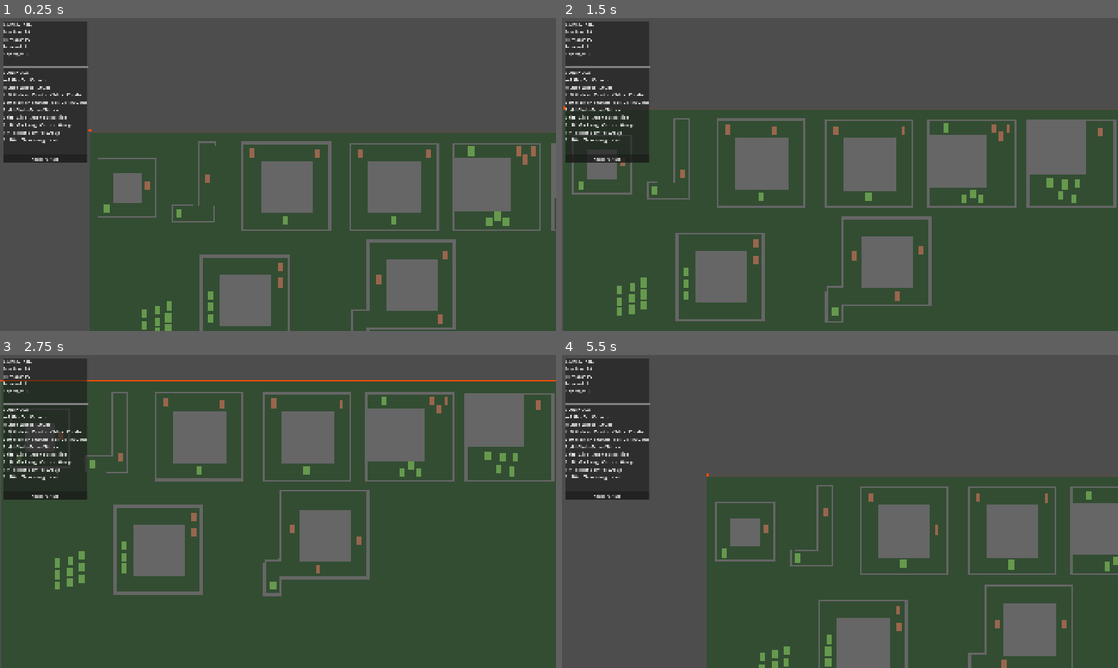
Above: before the commit, frames 1-4 (two rows, left to right).
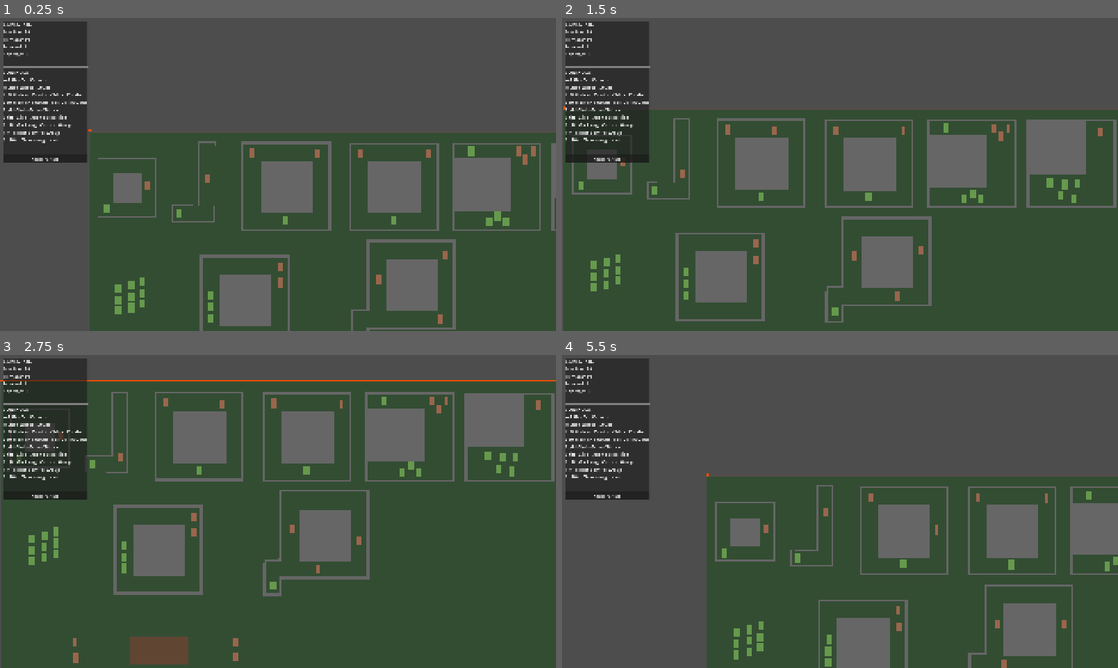
Above: after the commit, the same moments.

Repository: bengoodvach-draffin/dead-corps
Game: Godot game, scene res://scenes/puzzle_test_1.tscn
The game is run twice, just before and just after one commit, with the same random seed, the same clock (stepped at 60 frames per second) and the same inputs.
Inputs (mouse positions are in pixels of both pictures, inside the frame that each line leads up to):
- Up to frame 1 (0.25 s): no input
- Up to frame 2 (1.5 s): tap Enter at 0.5 s; move the mouse to (962, 158) at 0.52 s; press the mouse at (962, 158) at 0.53 s; hold Right 0.53-1.28 s; move the mouse to (728, 190) at 1.27 s; release the mouse at (728, 190) at 1.28 s; hold Down from 1.28 s (still down); tap S (camera_down) at 1.35 s
- Up to frame 3 (2.75 s): click (166, 527) at 1.55 s; move the mouse to (333, 442) at 2.02 s; release Down at 2.03 s; hold Right from 2.03 s (still down); hold A (camera_left) from 2.03 s (still down); click (333, 442) at 2.3 s
- Up to frame 4 (5.5 s): move the mouse to (812, 574) at 2.77 s; release Right at 2.78 s; release A (camera_left) at 2.78 s; hold Up 2.78-3.53 s; tap D (camera_right) at 2.85 s; click (812, 574) at 3.05 s; move the mouse to (1006, 558) at 3.52 s; hold W (camera_up) 3.53-4.28 s; hold Left 3.53-5.03 s; click (1006, 558) at 3.8 s; move the mouse to (673, 464) at 4.27 s; right-click (673, 464) at 4.35 s; click (673, 464) at 4.55 s; move the mouse to (867, 511) at 5.02 s; press the mouse at (867, 511) at 5.03 s; hold Down from 5.03 s (still down)

The runs differ from the first frame. In frame 1, 0.5% of the frame differs, in the area x 5-31%, y 6-100%; in frame 2, 0.5%; in frame 3, 1.5%, in the area x 5-43%, y 6-99%; in frame 4, 0.4%.

Commit message:
Phase 1.4: remove incubation pipeline; escape zone → hard boundary
game_manager.gd: delete the 5s incubation→conversion pipeline
(on_human_converted + conversion_spawn_offset + the human_converted signal).
This removes the last live RNG in the codebase — the §10 no-live-RNG
guarantee now holds everywhere. _on_zombie_killed_human kept as a no-op stub
(Pounce emits it in 2.2, risers consume in 2.6). Win/lose + get_total_zombie_count
left for Phase 4.1 (noted in-code).
human.gd: delete incubation_timer/duration and spawn_zombie_conversion; a
killed human is now a permanent corpse until the riser pipeline (2.6).
escape_zone.gd: stop killing zombies. Zombies are now stopped by a HARD
PHYSICAL BOUNDARY — a runtime StaticBody2D the size of the zone on a new
"EscapeBarrier" collision layer (layer 4); move_and_slide sweeps zombies along
it (never enter, no jank), while humans (mask = Environment only) pass through
to escape. Scales to level-border escape zones.
project.godot: add 2d_physics layer_4 "EscapeBarrier".
zombie.tscn: collision_mask 1 → 9 (collide with Environment + EscapeBarrier).
Verified: parse gate green; RNG audit empty; puzzle_test_1 boots clean via
Godot MCP; zombies physically blocked at the zone rim, no deaths.

Diff:
--- a/project.godot
+++ b/project.godot
@@ -86,6 +86,7 @@
 2d_navigation/layer_1="Walkable"
 2d_physics/layer_2="Zombies"
 2d_physics/layer_3="Humans"
+2d_physics/layer_4="EscapeBarrier"
 
 [rendering]
 
--- a/scenes/puzzle_test_1.tscn
+++ b/scenes/puzzle_test_1.tscn
@@ -12,6 +12,7 @@
 [ext_resource type="Script" uid="uid://yd0ofoh8ih30" path="res://scripts/nav_baker.gd" id="11_g1k1b"]
 [ext_resource type="PackedScene" uid="uid://di2wxa5t7dmxv" path="res://scenes/debug_overlay.tscn" id="12_irsvf"]
 [ext_resource type="PackedScene" uid="uid://cpxw4y8m7n5pk" path="res://scenes/end_game_overlay.tscn" id="13_cu6wa"]
+[ext_resource type="PackedScene" uid="uid://bvx8qw2m7n5pk" path="res://scenes/escape_zone.tscn" id="14_ranx7"]
 [ext_resource type="Script" uid="uid://cvde25j0ujcg" path="res://scripts/wall.gd" id="14_wall"]
 
 [sub_resource type="NavigationPolygon" id="NavigationPolygon_g1k1b"]
@@ -298,6 +299,38 @@
 cohesion_strength = 12.0
 alignment_rate = 0.3
 
+[node name="Human4" parent="TestLevel/Level 7" unique_id=1634536967 instance=ExtResource("6_8i2yc")]
+position = Vector2(-751, 401)
+initial_state = 1
+defender_class = 2
+cohesion_strength = 12.0
+alignment_rate = 0.3
+
+[node name="Human6" parent="TestLevel/Level 7" unique_id=1174633476 instance=ExtResource("6_8i2yc")]
+position = Vector2(-750, 456)
+initial_state = 1
+defender_class = 2
+patrol_mode = 1
+patrol_waypoints = Array[Vector2]([Vector2(50, -421), Vector2(170, -421), Vector2(170, -190)])
+cohesion_strength = 12.0
+alignment_rate = 0.3
+
+[node name="Human7" parent="TestLevel/Level 7" unique_id=544416392 instance=ExtResource("6_8i2yc")]
+position = Vector2(-198, 399)
+initial_state = 1
+defender_class = 2
+cohesion_strength = 12.0
+alignment_rate = 0.3
+
+[node name="Human8" parent="TestLevel/Level 7" unique_id=122093242 instance=ExtResource("6_8i2yc")]
+position = Vector2(-197, 454)
+initial_state = 1
+defender_class = 2
+patrol_mode = 1
+patrol_waypoints = Array[Vector2]([Vector2(50, -421), Vector2(170, -421), Vector2(170, -190)])
+cohesion_strength = 12.0
+alignment_rate = 0.3
+
 [node name="Zombie" parent="TestLevel/Level 7" unique_id=738780467 instance=ExtResource("5_sxbni")]
 position = Vector2(-582, 68)
 
@@ -308,31 +341,31 @@
 position = Vector2(-583, 145)
 
 [node name="Zombie4" parent="TestLevel/Level 7" unique_id=1325715882 instance=ExtResource("5_sxbni")]
-position = Vector2(-728, 104)
+position = Vector2(-817, 19)
 
 [node name="Zombie5" parent="TestLevel/Level 7" unique_id=1067108926 instance=ExtResource("5_sxbni")]
-position = Vector2(-729, 144)
+position = Vector2(-818, 59)
 
 [node name="Zombie6" parent="TestLevel/Level 7" unique_id=889300941 instance=ExtResource("5_sxbni")]
-position = Vector2(-729, 181)
+position = Vector2(-818, 96)
 
 [node name="Zombie7" parent="TestLevel/Level 7" unique_id=965821525 instance=ExtResource("5_sxbni")]
-position = Vector2(-767, 118)
+position = Vector2(-856, 33)
 
 [node name="Zombie8" parent="TestLevel/Level 7" unique_id=782569221 instance=ExtResource("5_sxbni")]
-position = Vector2(-768, 158)
+position = Vector2(-857, 73)
 
 [node name="Zombie9" parent="TestLevel/Level 7" unique_id=1252845129 instance=ExtResource("5_sxbni")]
-position = Vector2(-768, 195)
+position = Vector2(-857, 110)
 
 [node name="Zombie10" parent="TestLevel/Level 7" unique_id=679392699 instance=ExtResource("5_sxbni")]
-position = Vector2(-812, 128)
+position = Vector2(-901, 43)
 
 [node name="Zombie11" parent="TestLevel/Level 7" unique_id=1505792532 instance=ExtResource("5_sxbni")]
-position = Vector2(-813, 168)
+position = Vector2(-902, 83)
 
 [node name="Zombie12" parent="TestLevel/Level 7" unique_id=1355043991 instance=ExtResource("5_sxbni")]
-position = Vector2(-813, 205)
+position = Vector2(-902, 120)
 
 [node name="Level 8" type="Node2D" parent="TestLevel" unique_id=782630570]
 
@@ -401,3 +434,6 @@
 [node name="DebugOverlay" parent="." unique_id=468344591 instance=ExtResource("12_irsvf")]
 
 [node name="EndGameOverlay" parent="." unique_id=2000451810 instance=ExtResource("13_cu6wa")]
+
+[node name="EscapeZone" parent="." unique_id=1179168205 instance=ExtResource("14_ranx7")]
+position = Vector2(-460, 429)
--- a/scenes/zombie.tscn
+++ b/scenes/zombie.tscn
@@ -7,7 +7,7 @@
 
 [node name="Zombie" type="CharacterBody2D" groups=["zombies", "units"]]
 collision_layer = 2
-collision_mask = 1
+collision_mask = 9
 script = ExtResource("1_zombie")
 unit_type = 0
 team = 0
--- a/scripts/escape_zone.gd
+++ b/scripts/escape_zone.gd
@@ -2,13 +2,20 @@
 extends Area2D
 class_name EscapeZone
 
-## Escape zone where humans can reach safety
+## Escape zone where humans reach safety.
 ##
-## When a human enters this zone, they disappear and are counted as "escaped"
-## When a zombie enters this zone, they die instantly
-## This creates tactical gameplay where the player must intercept humans before they reach safety
+## Humans that enter disappear and are counted as "escaped". Zombies are kept out
+## by a HARD PHYSICAL BOUNDARY: a runtime StaticBody2D the size of the zone, on
+## the "EscapeBarrier" collision layer (layer 4). Zombies' collision_mask includes
+## layer 4, so move_and_slide sweeps them along it — they physically cannot enter
+## (no death, no teleport, no jank). Humans (mask = Environment only) pass straight
+## through to escape. The barrier is on its own layer, so it doesn't affect
+## nav-baking — humans still path into the zone normally.
 ##
-## @tool allows this to update in the editor when you change zone_size
+## This scales to level borders: place escape zones around the perimeter and
+## zombies are walled off the map edge while humans escape through.
+##
+## @tool allows this to update in the editor when you change zone_size.
 
 ## Size of the escape zone rectangle (configurable in editor)
 @export var zone_size: Vector2 = Vector2(200, 100):
@@ -17,7 +24,7 @@
 		# Update visuals immediately when changed in editor
 		update_zone()
 
-## Color of the zone visual (red to indicate danger for zombies)
+## Color of the zone visual (red to indicate it blocks zombies)
 @export var zone_color: Color = Color(0.8, 0.2, 0.2, 0.3):
 	set(value):
 		zone_color = value
@@ -32,20 +39,41 @@
 
 ## Called when the node enters the scene tree
 func _ready() -> void:
-	# Update the zone visuals
+	# Update the zone visuals (editor + runtime)
 	update_zone()
 
-	# Only connect signals when actually playing the game (not in editor)
-	if not Engine.is_editor_hint():
-		# Find game manager
-		game_manager = get_tree().get_first_node_in_group("game_manager")
-		if not game_manager:
-			# GameManager not found - likely in level editor
-			# This is fine, just don't connect signals
-			print("EscapeZone: No GameManager found (level editor mode)")
-		else:
-			# Connect to body entered signal only if we have a game manager
-			body_entered.connect(_on_body_entered)
+	# Editor: visuals only — don't build the barrier or wire signals.
+	if Engine.is_editor_hint():
+		return
+
+	# Build the physical zombie barrier (replaces the v1 instant-kill, step 1.4).
+	_create_zombie_barrier()
+
+	# Wire human-escape detection if a GameManager is present.
+	game_manager = get_tree().get_first_node_in_group("game_manager")
+	if not game_manager:
+		# GameManager not found — likely a standalone test scene. That's fine;
+		# the barrier still works, humans just won't be counted as escaped.
+		print("EscapeZone: No GameManager found (level editor mode)")
+	else:
+		body_entered.connect(_on_body_entered)
+
+
+## Builds a runtime-only StaticBody2D the size of the zone on the EscapeBarrier
+## layer (layer 4 / value 8). Zombies collide with it (their mask includes it) and
+## slide along the rim; humans don't (their mask is Environment only) and pass
+## through. Hidden-body pattern mirrors wall.gd; never built in the editor.
+func _create_zombie_barrier() -> void:
+	var barrier := StaticBody2D.new()
+	barrier.name = "ZombieBarrier"
+	barrier.collision_layer = 8   # layer 4 "EscapeBarrier"
+	barrier.collision_mask = 0    # the barrier itself collides with nothing
+	var shape_node := CollisionShape2D.new()
+	var rect := RectangleShape2D.new()
+	rect.size = zone_size
+	shape_node.shape = rect
+	barrier.add_child(shape_node)
+	add_child(barrier)
 
 
 ## Updates both visual and collision to match current settings
@@ -70,7 +98,7 @@
 		visual.color = zone_color
 
 
-## Sets up the collision shape to match the zone size
+## Sets up the Area2D collision shape (human-escape detection) to match zone size
 func setup_collision() -> void:
 	collision_shape = get_node_or_null("CollisionShape2D")
 	if collision_shape:
@@ -79,33 +107,14 @@
 		collision_shape.shape = shape
 
 
-## Called when any body enters the escape zone
-## Handles humans escaping and zombies dying
-## Only runs during actual gameplay, not in editor
+## Humans escape on entry. Zombies are stopped by the physical barrier, not here.
+## Gameplay only, not editor.
 func _on_body_entered(body: Node2D) -> void:
-	print("Escape zone: Body entered - ", body.name, " (type: ", body.get_class(), ")")
-
-	# Check if it's a unit
 	if not body is Unit:
-		print("  -> Not a Unit, ignoring")
 		return
-
 	var unit: Unit = body as Unit
-
-	# Handle humans escaping
 	if unit.is_human():
 		print("  -> Human reached escape zone!")
 		if game_manager:
 			game_manager.on_human_escaped(unit)
 		unit.queue_free()  # Remove the human
-
-	# Handle zombies dying
-	elif unit.is_zombie():
-		print("  -> Zombie entered escape zone - calling die()!")
-		# If the zombie has a spawn_corpse_on_death flag (Fat Zombie), suppress the corpse
-		# so no permanent obstacle is left behind when it exits via the escape zone.
-		# Using property check avoids a class name dependency on FatZombie.
-		if "spawn_corpse_on_death" in unit:
-			unit.spawn_corpse_on_death = false
-			print("  -> Corpse spawn suppressed for special zombie in escape zone")
-		unit.die()  # Kill the zombie
--- a/scripts/game_manager.gd
+++ b/scripts/game_manager.gd
@@ -4,14 +4,12 @@
 ## Main game manager that coordinates all gameplay systems
 ## Handles zombie conversion, spawning, escape tracking, and game state
 
-signal human_converted(position: Vector2)
 signal human_escaped()
 signal game_won()
 signal game_lost()
 
 @export var zombie_scene: PackedScene
 @export var human_scene: PackedScene
-@export var conversion_spawn_offset: float = 20.0
 
 var units_parent: Node2D
 var all_zombies: Array[Zombie] = []
@@ -109,28 +107,11 @@
 	if not human.human_died.is_connected(_on_human_died):
 		human.human_died.connect(_on_human_died)
 
-func _on_zombie_killed_human(human: Human, _zombie: Zombie) -> void:
-	# With incubation system, we DON'T spawn immediately
-	# The human will enter "dead" state and spawn zombie after 5 seconds
-	# This is handled by on_human_converted()
+func _on_zombie_killed_human(_human: Human, _zombie: Zombie) -> void:
+	# No-op. The v1 incubation→conversion pipeline is gone (demolition step 1.4).
+	# In v2 the Pounce delivers the kill (2.2) and the killed human rises in place
+	# via the riser pipeline (2.6), which will wire into this signal then.
 	pass
-
-func on_human_converted(human: Human) -> void:
-	# Called after incubation period (5 seconds)
-	# Spawn a new zombie at the human's position
-	var spawn_pos := human.position
-
-	# Add small random offset so they don't overlap perfectly
-	var random_offset := Vector2(
-		randf_range(-conversion_spawn_offset, conversion_spawn_offset),
-		randf_range(-conversion_spawn_offset, conversion_spawn_offset)
-	)
-	spawn_pos += random_offset
-
-	# Create new zombie
-	spawn_zombie(spawn_pos)
-
-	human_converted.emit(spawn_pos)
 
 func _on_human_died(human: Human) -> void:
 	# Remove from tracking array
@@ -305,8 +286,13 @@
 			result.append(u)
 	return result
 
-## Gets total zombie count including incubating corpses (dead humans)
-## For scoring purposes, dead humans count as zombies since they're converting
+## Gets total zombie count including dead humans.
+## DEFERRED CLEANUP (step 1.4 → 4.1): the "dead humans count as converting
+## zombies" assumption is stale now that the incubation pipeline is gone — but
+## it's harmless on this branch (no human dies between 1.4 and the Pounce in 2.2,
+## since combat is off). The win/lose conditions that call this are rebuilt to
+## spec §8 in step 4.1 (risers count toward the zombie total there); this whole
+## helper is revisited then. Left untouched in 1.4 to avoid overreaching into 4.1.
 func get_total_zombie_count() -> int:
 	var zombie_count := get_all_zombies().size()
 
--- a/scripts/human.gd
+++ b/scripts/human.gd
@@ -94,13 +94,11 @@
 ## Facing direction — updated from movement; kept for rendering/readability.
 var facing_direction: Vector2 = Vector2.RIGHT
 
-## Whether this human is dead but not yet converted (incubating).
+## Whether this human is dead (a corpse). Set by die(); read by GameManager
+## win-check, selection, end-game overlay. In v2 a killed human becomes a
+## permanent corpse here until the riser pipeline (step 2.6) raises it in place —
+## the v1 incubation→conversion pipeline was removed in step 1.4.
 var is_dead: bool = false
-
-## Incubation countdown (seconds). The whole incubation→conversion pipeline is
-## replaced by rise-in-place in demolition step 1.4.
-var incubation_timer: float = 5.0
-var incubation_duration: float = 5.0
 
 # --- PATROL RUNTIME ---
 var current_waypoint_index: int = 0   ## Waypoint we're heading to (0-based)
@@ -154,13 +152,10 @@
 		velocity = Vector2.ZERO
 		has_target = false
 
-	# DEAD: incubating corpse — hold still, count down, convert. (Replaced in 1.4.)
+	# DEAD: permanent corpse — hold still. (The riser pipeline in step 2.6 will
+	# raise it in place; the v1 incubation→conversion was removed in step 1.4.)
 	if current_state == State.DEAD:
 		velocity = Vector2.ZERO
-		incubation_timer -= delta
-		if incubation_timer <= 0.0:
-			spawn_zombie_conversion()
-			queue_free()
 		return
 
 	# Patrol movement (positioning only — no facing/swing/regroup).
@@ -304,7 +299,6 @@
 	is_alive = false
 	current_state = State.DEAD
 	is_dead = true
-	incubation_timer = incubation_duration
 
 	velocity = Vector2.ZERO
 	has_target = false
@@ -313,14 +307,6 @@
 	modulate = Color(0.8, 0.2, 0.2, 1.0)   # red corpse
 	collision_layer = 0                     # corpses block nothing
 	collision_mask = 0
-
-
-## Asks GameManager to spawn a zombie at this corpse's position once incubation
-## completes. (Replaced by rise-in-place in demolition step 1.4.)
-func spawn_zombie_conversion() -> void:
-	var game_manager := get_tree().get_first_node_in_group("game_manager")
-	if game_manager and game_manager.has_method("on_human_converted"):
-		game_manager.on_human_converted(self)
 
 
 # === EDITOR VISUALS ===
